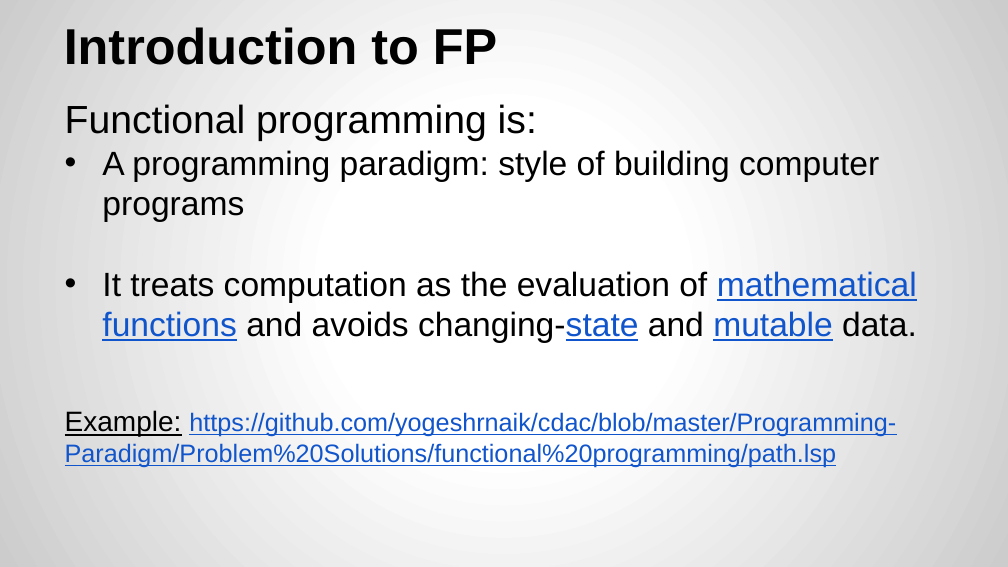
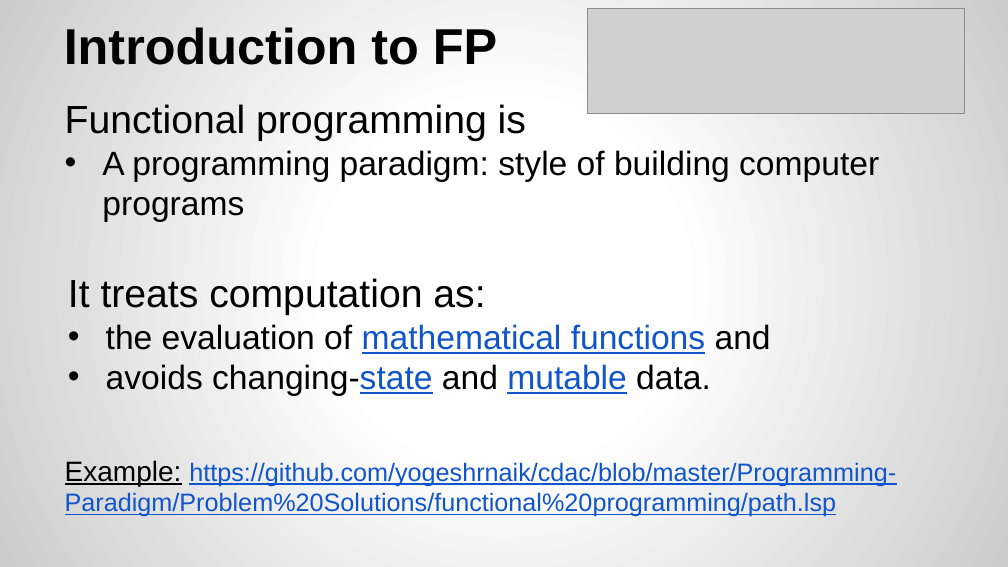
Before and after one commit to yogeshrnaik/presentations, a slide deck: slide 6 of Functional Programming with Java 8.pptx. Drawn at 1008x567 pixels with LibreOffice and Linux fonts; fonts in the diff are those of the drawing; grey boxes stand for pictures. Boxes give left, top, right and bottom in pixels: in the first picture for what was removed or moved away, otherwise in the second. Text is boxed around its words. In the diff, an @@ line names an element or a change of style, - is before the commit and + after.

Commit message:
added images

```diff
--- a/Functional Programming with Java 8.pptx
+++ b/Functional Programming with Java 8.pptx
@@ picture added at (588,8,964,113) @@
@@ text at (65,104,526,141): text changed @@
-Functional programming is:
+Functional programming is
@@ text at (65,271,917,468): paragraphs removed @@
-• It treats computation as the evaluation of mathematical functions and avoids changing-state and mutable data.
-Example: https://github.com/yogeshrnaik/cdac/blob/master/Programming-Paradigm/Problem%20Solutions/functional%20programming/path.lsp
@@ text added at (68,278,771,396), 24 pt, text #000000 @@
+It treats computation as:
+• the evaluation of mathematical functions and
+• avoids changing-state and mutable data.
@@ text added at (65,460,896,517), 18 pt, text #1155CC, underline @@
+Example: https://github.com/yogeshrnaik/cdac/blob/master/Programming-Paradigm/Problem%20Solutions/functional%20programming/path.lsp
```
Also in this commit, not shown: 13 other slides changed, 2 slides added.
